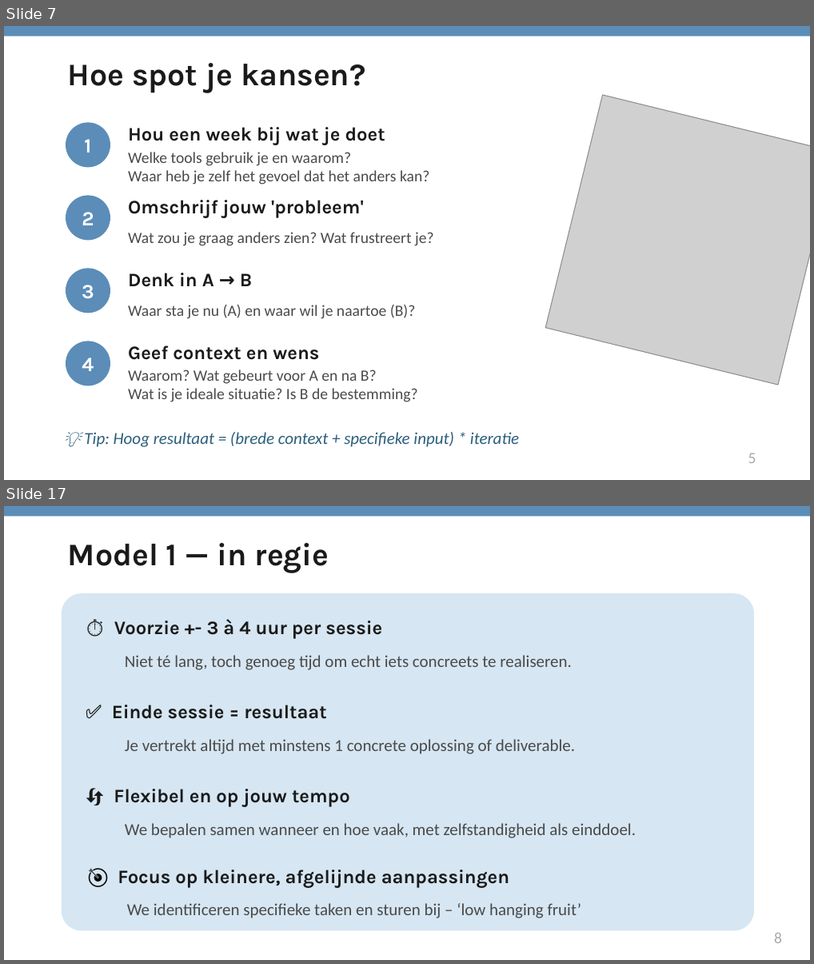
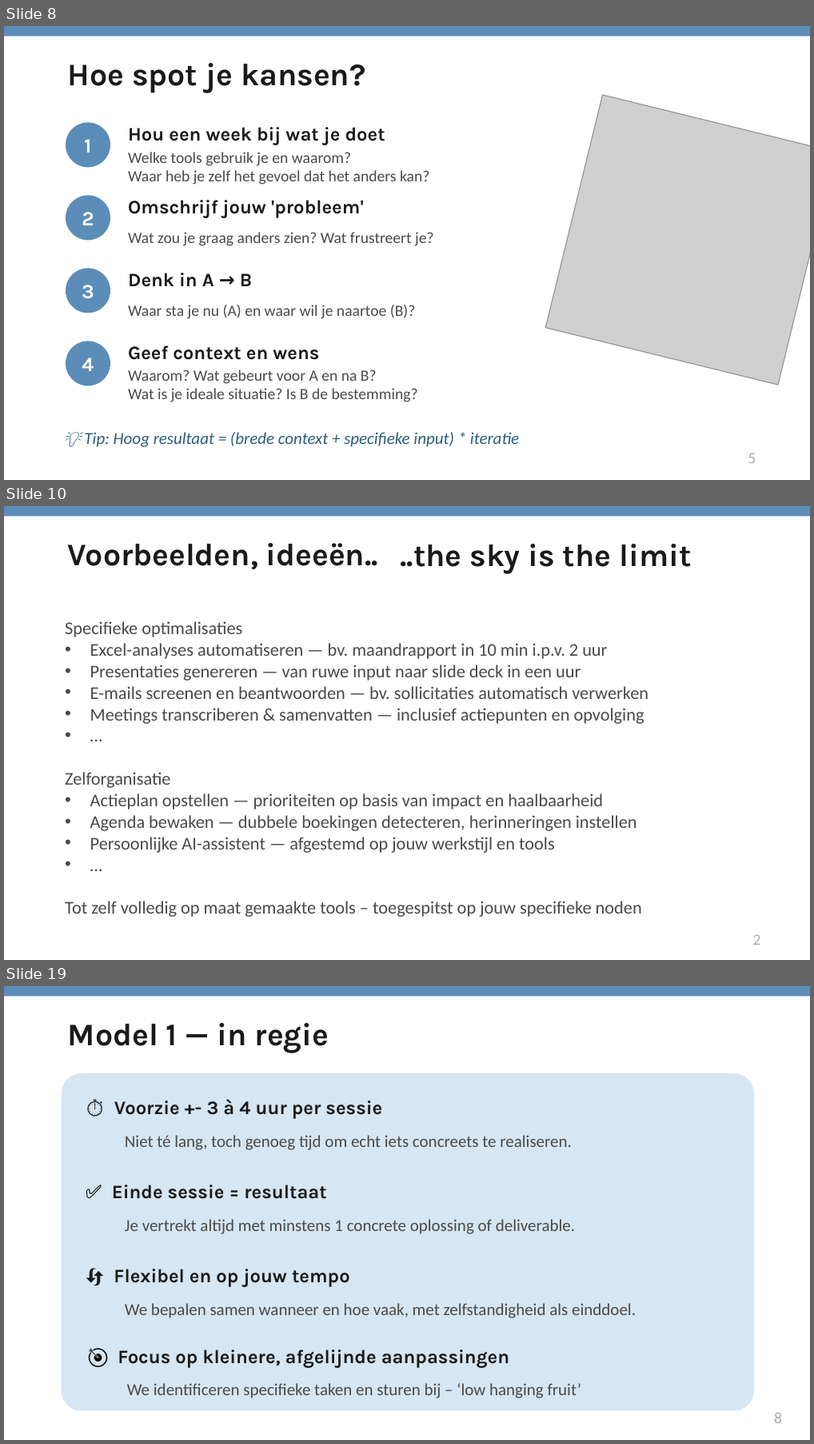
Before and after one commit to wimpierson/wim-claude-context, a slide deck: WWWim_Propositie.pptx. Shown one above the other, each under a label of ours: slides 7 and 17 before the commit, slides 8, 10 and 19 after it; the slides between them are not shown. The pictures are 814x964 and 814x1444 pixels, drawn with LibreOffice and Linux fonts; fonts in the diff are those of the drawing; grey boxes stand for pictures. Boxes give left, top, right and bottom in pixels: in the first picture for what was removed or moved away, otherwise in the second. Text is boxed around its words. In the diff, an @@ line names an element or a change of style, - is before the commit and + after.

```diff
--- a/WWWim_Propositie.pptx
+++ b/WWWim_Propositie.pptx
@@ slide 10 added at [4, 506, 810, 960], background #FFFFFF @@
@@ rectangle added at [4, 506, 810, 516], fill #5B8DB8 @@
@@ text added at [68, 543, 378, 569], 28 pt, text #1A1A1A, bold @@
+Voorbeelden, ideeën..
@@ text added at [400, 544, 691, 574], 28 pt, text #1A1A1A, bold @@
+..the sky is the limit
@@ text added at [65, 621, 649, 916], 16 pt, text #4A4A4A @@
+Specifieke optimalisaties
+• Excel-analyses automatiseren — bv. maandrapport in 10 min i.p.v. 2 uur
+• Presentaties genereren — van ruwe input naar slide deck in een uur
+• E-mails screenen en beantwoorden — bv. sollicitaties automatisch verwerken
+• Meetings transcriberen & samenvatten — inclusief actiepunten en opvolging
+• …
+Zelforganisatie
+• Actieplan opstellen — prioriteiten op basis van impact en haalbaarheid
+• Agenda bewaken — dubbele boekingen detecteren, herinneringen instellen
+• Persoonlijke AI-assistent — afgestemd op jouw werkstijl en tools
+• …
+Tot zelf volledig op maat gemaakte tools – toegespitst op jouw specifieke noden
@@ text added at [754, 934, 762, 944], 14 pt, text #AAAAAA @@
+2
@@ what was slide 7 is now slide 8 @@
@@ what was slide 17 is now slide 19 @@
```
Also in this commit, not shown: 3 slides changed, 1 other slide added.
